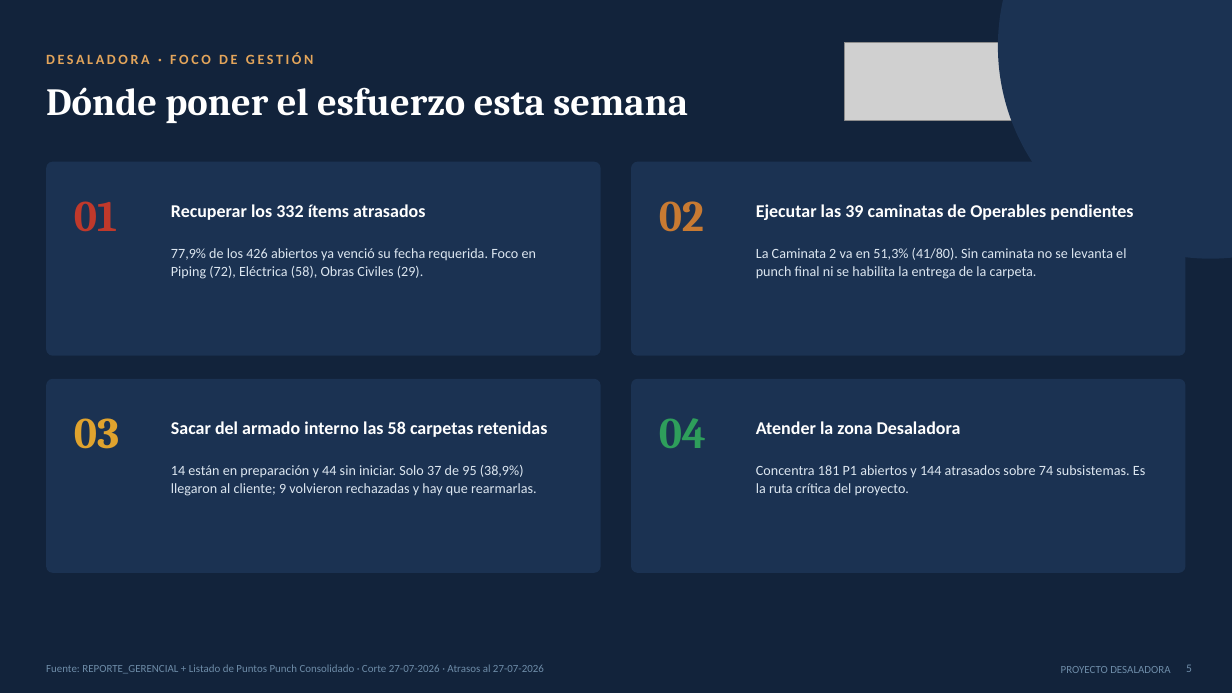
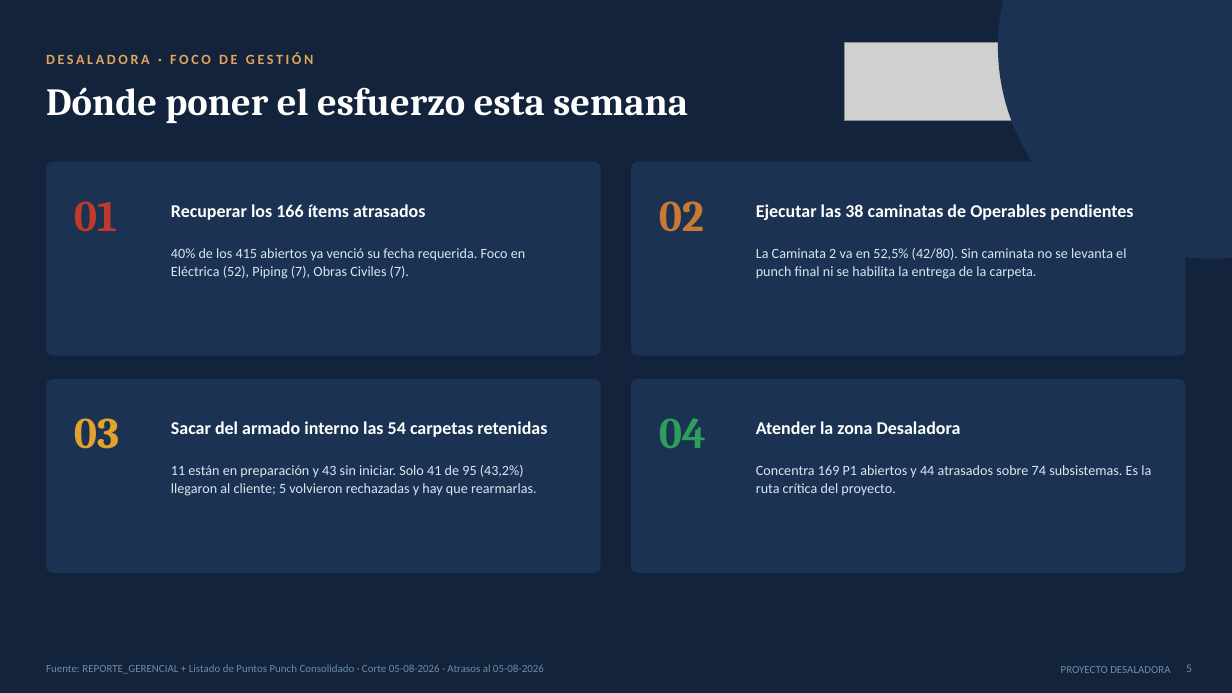
Before and after one commit to tdkvalex/Dashboard-HSEQ, a slide deck: slide 5 of panel_control_TOP_P1/Panel_Control_TOP_P1.pptx. Drawn at 1232x693 pixels with LibreOffice and Linux fonts; fonts in the diff are those of the drawing; grey boxes stand for pictures. Boxes give left, top, right and bottom in pixels: in the first picture for what was removed or moved away, otherwise in the second. Text is boxed around its words. In the diff, an @@ line names an element or a change of style, - is before the commit and + after.

```diff
--- a/panel_control_TOP_P1/Panel_Control_TOP_P1.pptx
+++ b/panel_control_TOP_P1/Panel_Control_TOP_P1.pptx
@@ text at [171, 204, 425, 220]: text changed @@
-Recuperar los 332 ítems atrasados
+Recuperar los 166 ítems atrasados
@@ text at [756, 204, 1133, 220]: text changed @@
-Ejecutar las 39 caminatas de Operables pendientes
+Ejecutar las 38 caminatas de Operables pendientes
@@ text at [171, 248, 525, 279]: text changed @@
-77,9% de los 426 abiertos ya venció su fecha requerida. Foco en Piping (72), Eléctrica (58), Obras Civiles (29).
+40% de los 415 abiertos ya venció su fecha requerida. Foco en Eléctrica (52), Piping (7), Obras Civiles (7).
@@ text at [756, 248, 1126, 279]: text changed @@
-La Caminata 2 va en 51,3% (41/80). Sin caminata no se levanta el punch final ni se habilita la entrega de la carpeta.
+La Caminata 2 va en 52,5% (42/80). Sin caminata no se levanta el punch final ni se habilita la entrega de la carpeta.
@@ text at [171, 421, 547, 437]: text changed @@
-Sacar del armado interno las 58 carpetas retenidas
+Sacar del armado interno las 54 carpetas retenidas
@@ text at [171, 465, 537, 496]: text changed @@
-14 están en preparación y 44 sin iniciar. Solo 37 de 95 (38,9%) llegaron al cliente; 9 volvieron rechazadas y hay que rearmarlas.
+11 están en preparación y 43 sin iniciar. Solo 41 de 95 (43,2%) llegaron al cliente; 5 volvieron rechazadas y hay que rearmarlas.
@@ text at [756, 465, 1151, 495]: text changed @@
-Concentra 181 P1 abiertos y 144 atrasados sobre 74 subsistemas. Es la ruta crítica del proyecto.
+Concentra 169 P1 abiertos y 44 atrasados sobre 74 subsistemas. Es la ruta crítica del proyecto.
@@ text at [46, 664, 544, 674]: text changed @@
-Fuente: REPORTE_GERENCIAL + Listado de Puntos Punch Consolidado · Corte 27-07-2026 · Atrasos al 27-07-2026
+Fuente: REPORTE_GERENCIAL + Listado de Puntos Punch Consolidado · Corte 05-08-2026 · Atrasos al 05-08-2026
```
Also in this commit, not shown: 4 other slides changed, 3 other files.
